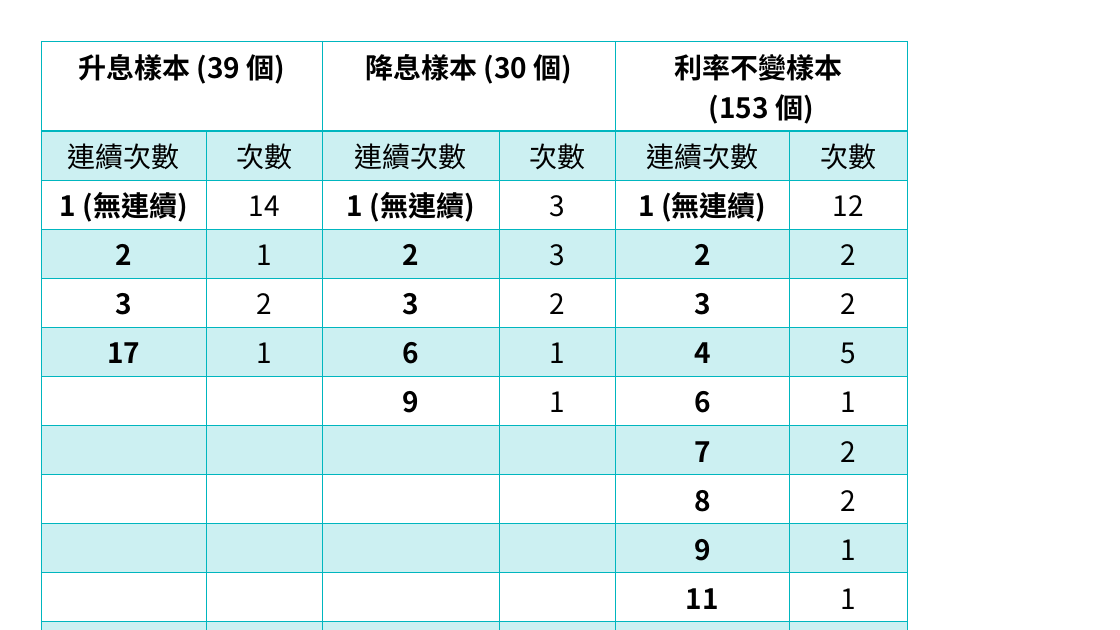
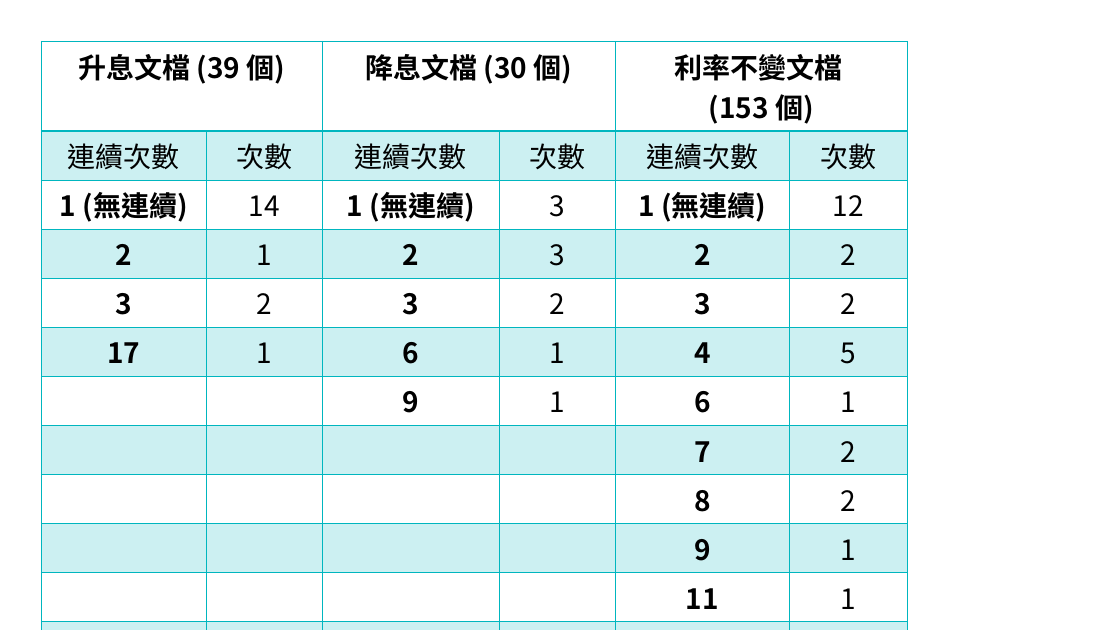
Before and after one commit to yu-cheng-kuo-28/text-mining-on-fomc-minutes, a slide deck: slide 2 of FOMC_05_result/FOMC_minutes_other_results.pptx. Drawn at 1120x630 pixels with LibreOffice and Linux fonts; fonts in the diff are those of the drawing. Boxes give left, top, right and bottom in pixels: in the first picture for what was removed or moved away, otherwise in the second. Text is boxed around its words. In the diff, an @@ line names an element or a change of style, - is before the commit and + after.

```diff
--- a/FOMC_05_result/FOMC_minutes_other_results.pptx
+++ b/FOMC_05_result/FOMC_minutes_other_results.pptx
@@ table at (41, 41, 907, 613) @@
-row 1: 升息樣本 (39 個) |  | 降息樣本 (30 個) |  | 利率不變樣本 / (153 個) | 
+row 1: 升息文檔 (39 個) |  | 降息文檔 (30 個) |  | 利率不變文檔 / (153 個) | 
```
Also in this commit, not shown: 2 other slides changed, 2 slides added.
